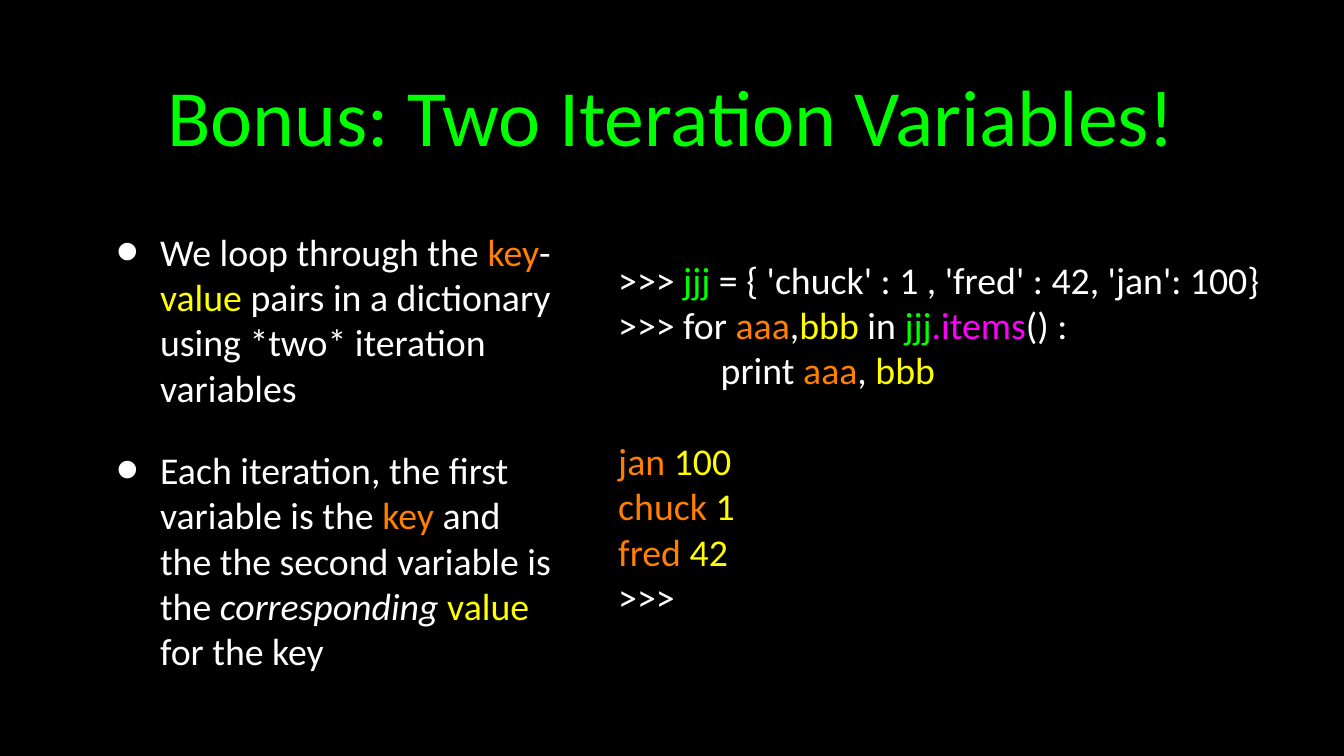
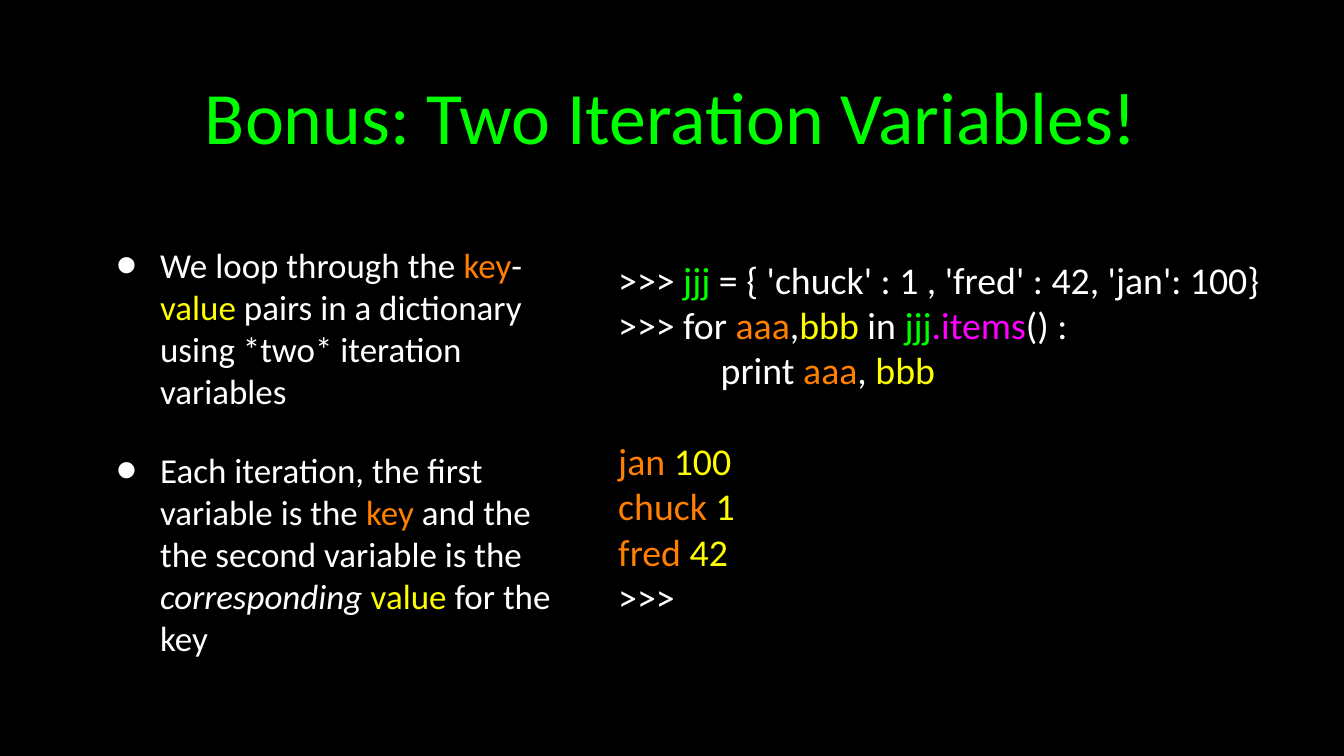
Before and after one commit to jalexander1/Python_Course_Slideware, a slide deck: slide 20 of PythonCourse_09_Dictionaries.ppt (slide 23 before the commit). Drawn at 1344x756 pixels with LibreOffice and Linux fonts; fonts in the diff are those of the drawing. Boxes give left, top, right and bottom in pixels: in the first picture for what was removed or moved away, otherwise in the second. Text is boxed around its words. In the diff, an @@ line names an element or a change of style, - is before the commit and + after.

```diff
--- a/PythonCourse_09_Dictionaries.ppt
+++ b/PythonCourse_09_Dictionaries.ppt
@@ text "Bonus: Two Iteration Variables!" at box(205, 92, 1137, 145): size 76 to 70.3 pt @@
@@ text "We loop through the key-value ..." at box(160, 253, 550, 657): size 36 to 33.3 pt @@
```
Also in this commit, not shown: 7 other slides changed, 3 slides removed, 13 other files.
